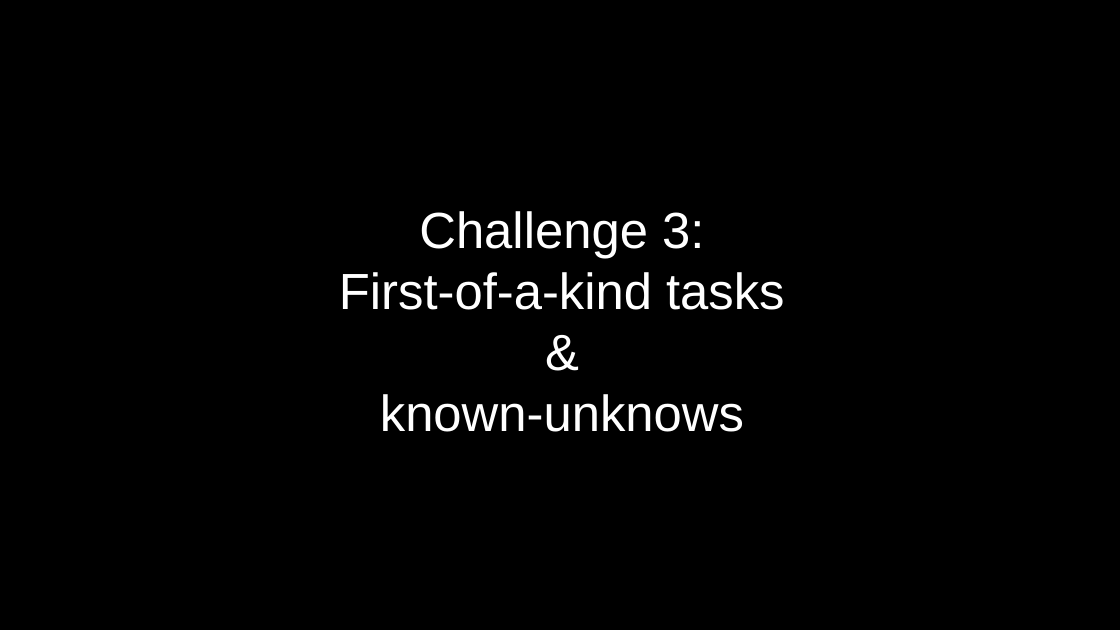
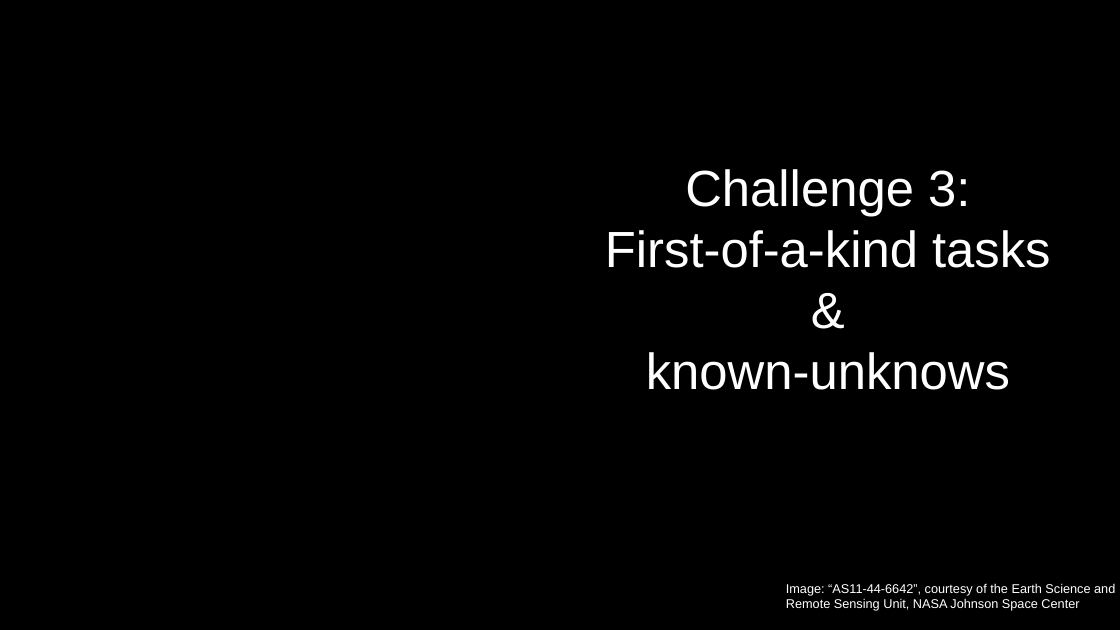
Before and after one commit to exasol/tutorials, a slide deck: slide 27 of estimating/estimating.odp (slide 26 before the commit). Drawn at 1120x630 pixels with LibreOffice and Linux fonts; fonts in the diff are those of the drawing; background and template pictures are left out. Boxes give left, top, right and bottom in pixels: in the first picture for what was removed or moved away, otherwise in the second. Text is boxed around its words. In the diff, an @@ line names an element or a change of style, - is before the commit and + after.

```diff
--- a/estimating/estimating.odp
+++ b/estimating/estimating.odp
@@ subtitle "Challenge 3:": place and size @@
-subtitle "Challenge 3:" at (339, 211, 785, 432)
+subtitle "Challenge 3:" at (605, 169, 1051, 390)
@@ text added at (786, 583, 1115, 611), 9 pt, text #FFFFFF @@
+Image: “AS11-44-6642”, courtesy of the Earth Science and
+Remote Sensing Unit, NASA Johnson Space Center
```
Also in this commit, not shown: 15 other slides changed, 4 slides added, 3 slides removed.
